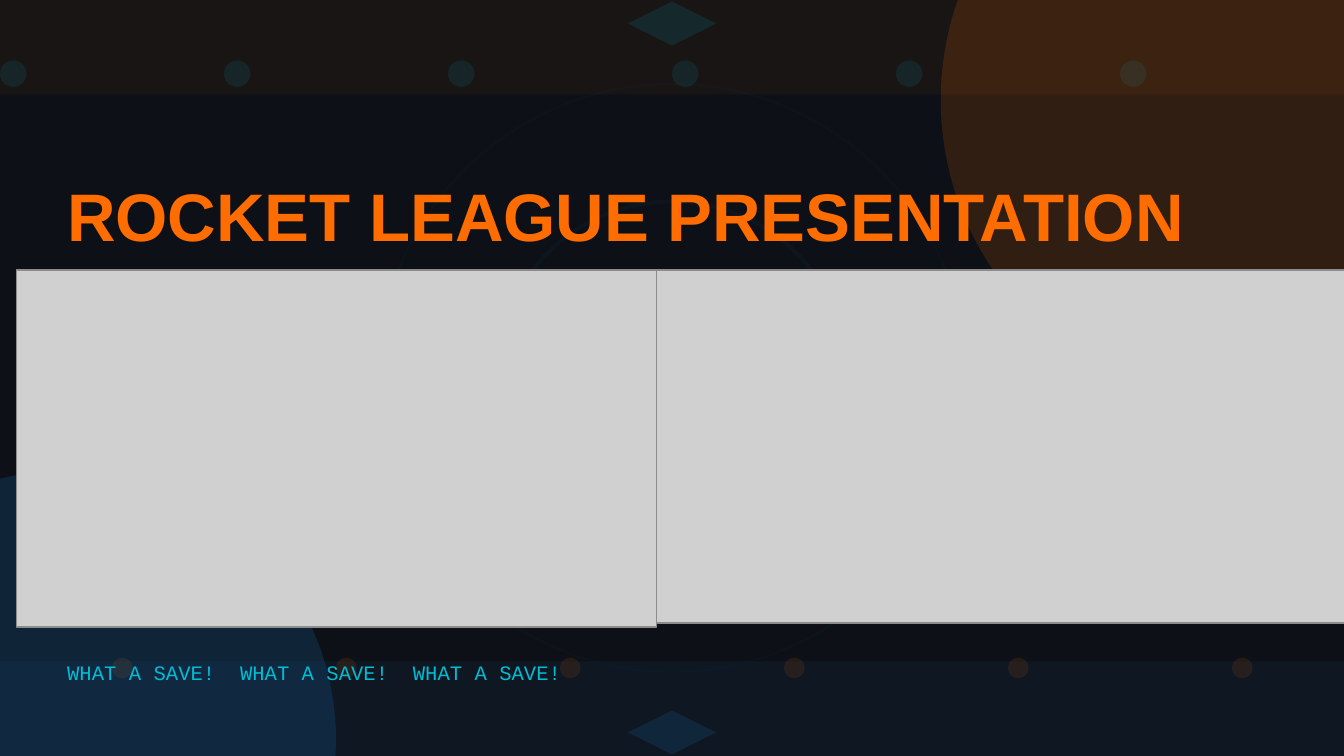
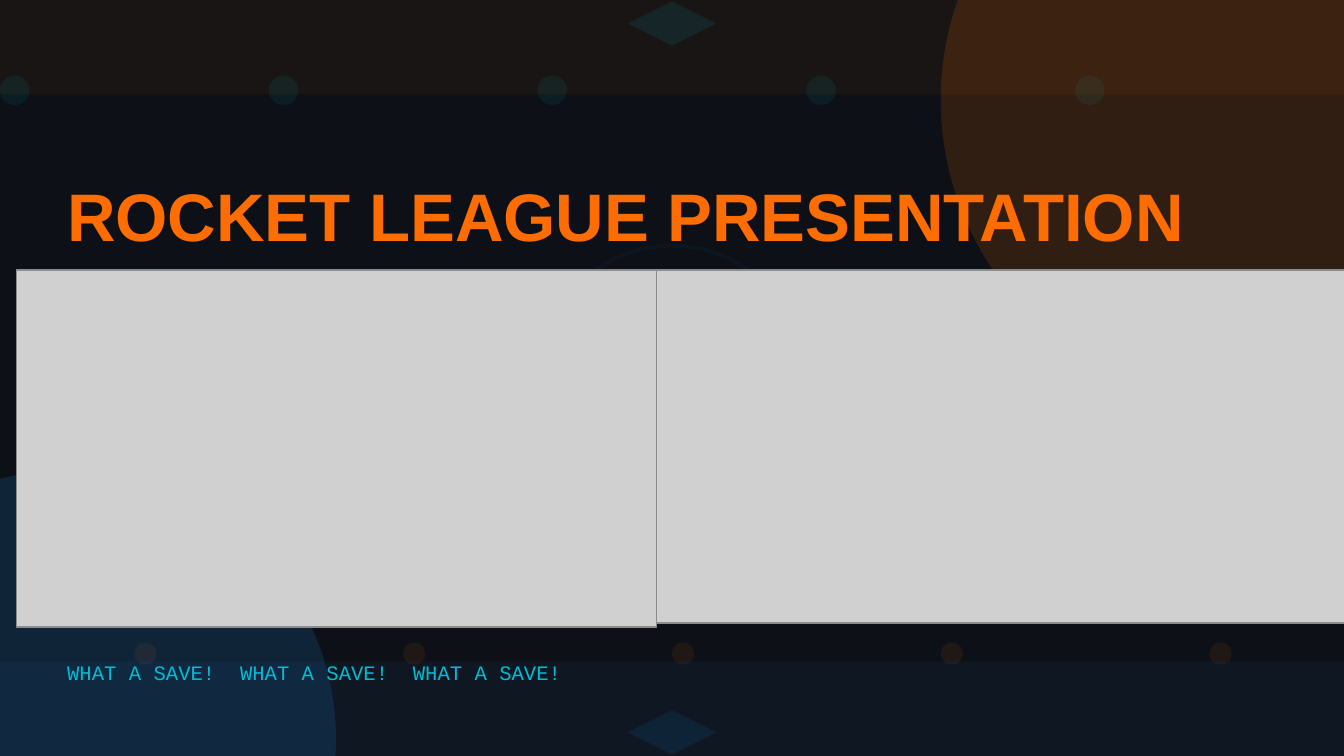
Before and after one commit to coenheinrich-beep/landscape-site-1, a slide deck: slide 1 of rl_bachelor_extra.pptx. Drawn at 1344x756 pixels with LibreOffice and Linux fonts; fonts in the diff are those of the drawing; grey boxes stand for pictures. Boxes give left, top, right and bottom in pixels: in the first picture for what was removed or moved away, otherwise in the second. Text is boxed around its words. In the diff, an @@ line names an element or a change of style, - is before the commit and + after.

```diff
--- a/rl_bachelor_extra.pptx
+++ b/rl_bachelor_extra.pptx
@@ ellipse added at bbox=[0, 75, 30, 105], fill #00BCD4 at 8% opacity @@
@@ ellipse: place and size @@
-ellipse at bbox=[0, 60, 27, 87]
+ellipse at bbox=[269, 75, 298, 105]
@@ ellipse removed at bbox=[378, 85, 965, 672] @@
@@ ellipse: place and size @@
-ellipse at bbox=[224, 60, 251, 87]
+ellipse at bbox=[538, 75, 567, 105]
@@ ellipse: place and size @@
-ellipse at bbox=[448, 60, 474, 87]
+ellipse at bbox=[806, 75, 836, 105]
@@ fill #00BCD4 at 10% opacity to #00BCD4 at 8% opacity in 4 elements at bbox=[269, 75, 298, 105], bbox=[538, 75, 567, 105], bbox=[806, 75, 836, 105], bbox=[1075, 75, 1105, 105] @@
@@ ellipse: place and size @@
-ellipse at bbox=[672, 60, 699, 87]
+ellipse at bbox=[1075, 75, 1105, 105]
@@ ellipse at bbox=[134, 642, 156, 664]: fill #00BCD4 at 10% opacity to #FF6D00 at 8% opacity @@
@@ ellipse: place and size @@
-ellipse at bbox=[896, 60, 923, 87]
+ellipse at bbox=[134, 642, 156, 664]
@@ ellipse: place and size @@
-ellipse at bbox=[1120, 60, 1146, 87]
+ellipse at bbox=[403, 642, 425, 664]
@@ ellipse at bbox=[403, 642, 425, 664]: fill #00BCD4 at 10% opacity to #FF6D00 at 8% opacity @@
@@ ellipse: place and size @@
-ellipse at bbox=[112, 657, 132, 677]
+ellipse at bbox=[672, 642, 694, 664]
@@ ellipse removed at bbox=[784, 657, 804, 677] @@
@@ ellipse: place and size @@
-ellipse at bbox=[336, 657, 356, 677]
+ellipse at bbox=[941, 642, 962, 664]
@@ ellipse removed at bbox=[1008, 657, 1028, 677] @@
@@ fill #FF6D00 at 10% opacity to #FF6D00 at 8% opacity in 3 elements at bbox=[672, 642, 694, 664], bbox=[941, 642, 962, 664], bbox=[1210, 642, 1231, 664] @@
@@ ellipse: place and size @@
-ellipse at bbox=[560, 657, 581, 677]
+ellipse at bbox=[1210, 642, 1231, 664]
@@ ellipse removed at bbox=[1232, 657, 1253, 677] @@
```
Also in this commit, not shown: 8 other slides changed, 1 other file.
